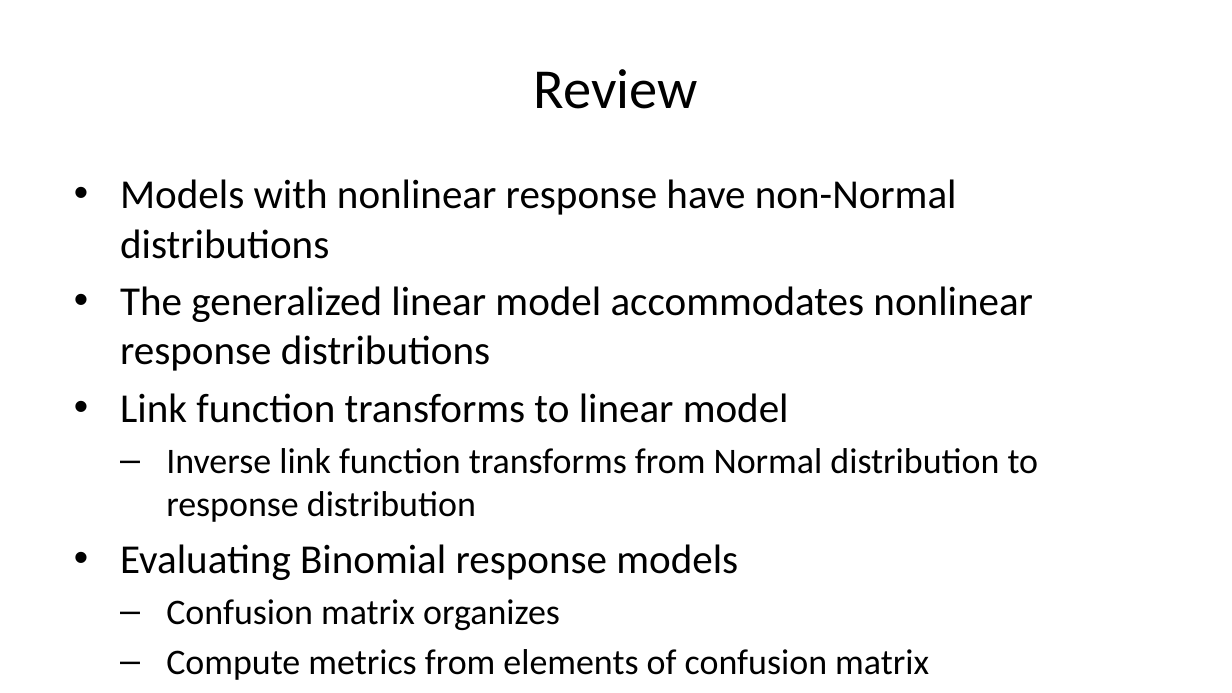
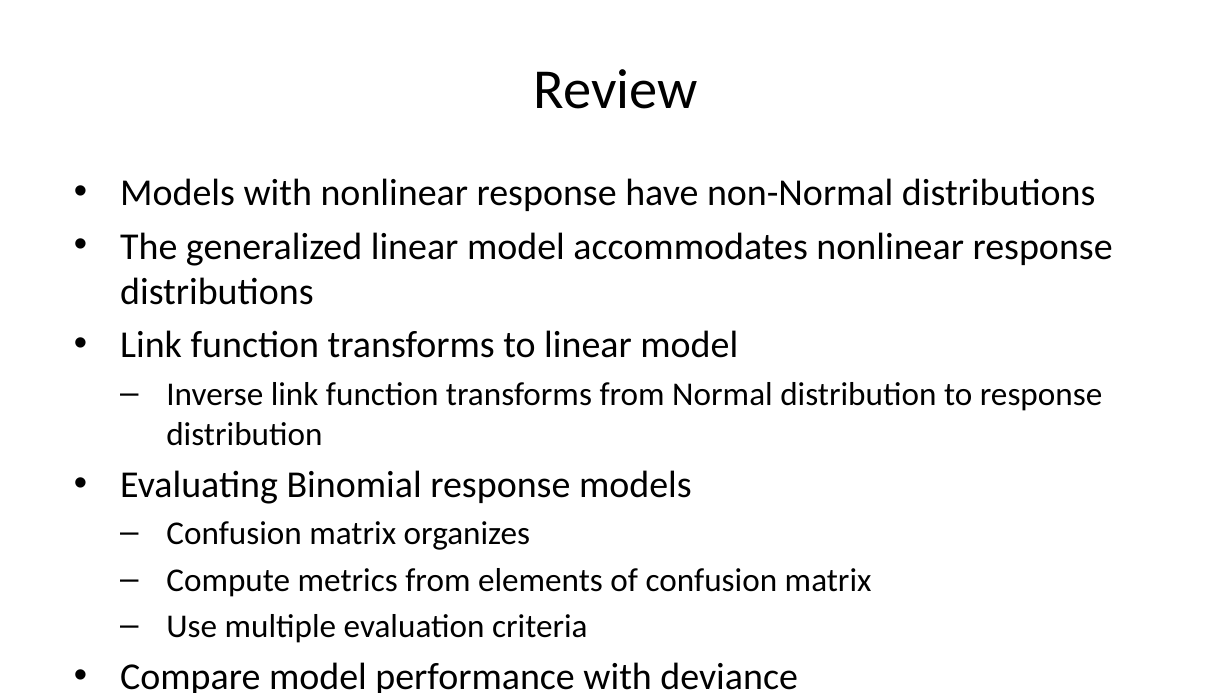
Before and after one commit to StephenElston/CSCI-E-83, a slide deck: slide 5 of LectureSlides/10_ModelsInHighDimensions.pptx (slide 4 before the commit). Drawn at 1232x693 pixels with LibreOffice and Linux fonts; fonts in the diff are those of the drawing. Boxes give left, top, right and bottom in pixels: in the first picture for what was removed or moved away, otherwise in the second. Text is boxed around its words. In the diff, an @@ line names an element or a change of style, - is before the commit and + after.

```diff
--- a/LectureSlides/10_ModelsInHighDimensions.pptx
+++ b/LectureSlides/10_ModelsInHighDimensions.pptx
@@ text "Models with nonlinear response have ..." at bbox=[120, 178, 1113, 693]: size 24 to 22.2 pt in "Models with nonlinear response have non-Normal distributions", "The generalized linear model accommodates nonlinear response ...", "Link function transforms to linear model", "Evaluating Binomial response models" and 1 more places; size 21 to 19.4 pt in "Inverse link function transforms from Normal distribution ...", "Confusion matrix organizes", "Compute metrics from elements of confusion matrix", "Use multiple evaluation criteria" @@
```
Also in this commit, not shown: 10 other slides changed, 1 slide added.
